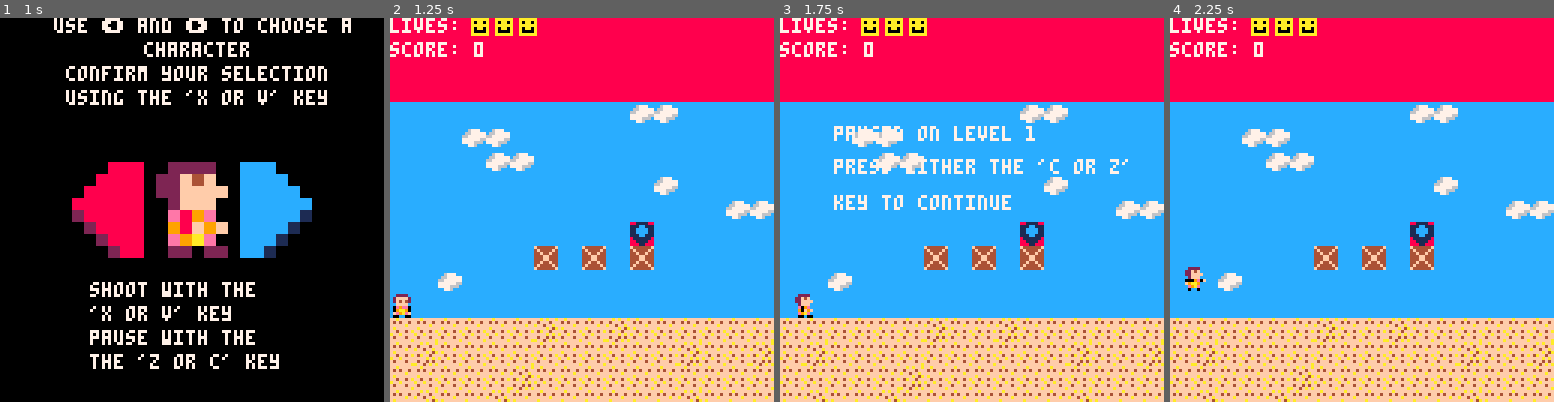
Above: before the commit, frames 1-4 (left to right).
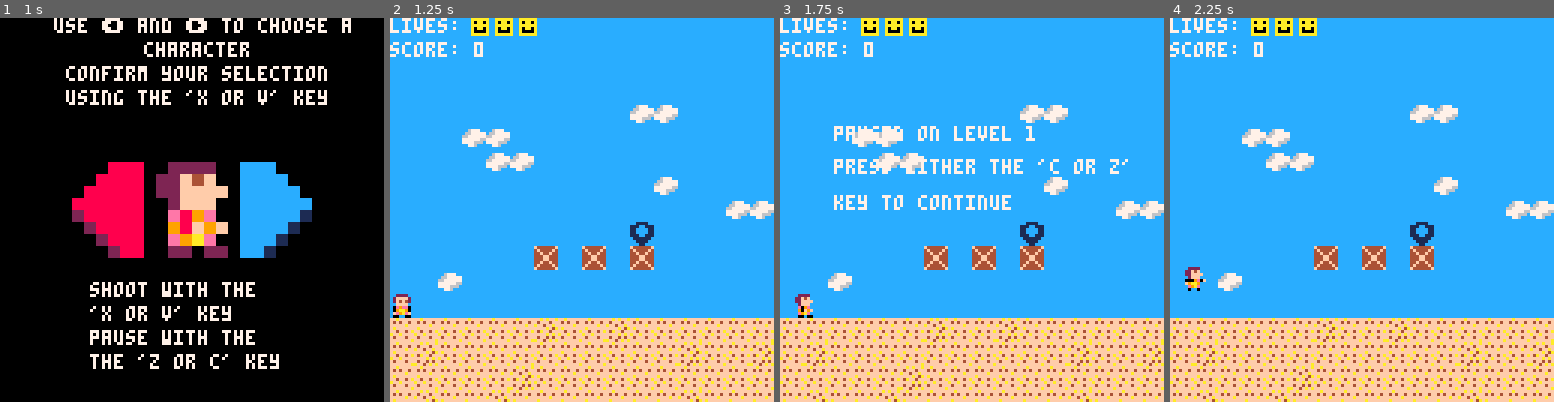
Above: after the commit, the same moments.

Repository: Chriswarkidd/Fall2018_GameDesign
Game: PICO-8 cartridge final.p8
Same seed, same stepped clock (60 frames per second), same inputs: the game is played once before the commit and once after it.
Inputs:
- Up to frame 1 (1 s): tap X (X key) at 0.33 s; tap O (Z key) at 0.7 s
- Up to frame 2 (1.25 s): tap X (X key) at 1.07 s
- Up to frame 3 (1.75 s): hold Right from 1.6 s (still down); tap O (Z key) at 1.7 s
- Up to frame 4 (2.25 s): tap X (X key) at 1.85 s; release Right at 2.1 s; tap O (Z key) at 2.1 s; hold Up from 2.15 s (still down)

Frame 1 is identical in both runs. In frame 2, 21% of the frame differs, in the area x 0-100%, y 0-60%; in frame 3, 21%; in frame 4, 21%.

Commit message:
Fixed clear screen issues

Diff:
--- a/final.p8
+++ b/final.p8
@@ -50,10 +50,10 @@
 	start_y = 0,
     x = 0,
     y = 0,
-    w = 12,
-    h = 15,
-    sx = 3,
-    sy = 0,
+    w = 10,
+    h = 13,
+    sx = 5,
+    sy = 2,
     can_move = true,
 	grounded = true,
 	accel = 0,
@@ -311,31 +311,31 @@
 	power_ups = {}
 	lava_geysers.sprites = {}
     background_lava.sprites = {}
-   	local index = 0
+	   local index = 0
     for i=0,127 do
         for j=0,16 do
             local sprite = mget(i,j+current_floor)
             if fget(sprite,7) then
                 add(bads,rock_bad(i,j,.5,sprite))
-                mset(i,j+current_floor,64)
+                mset(i,j+current_floor,0)
             end
 			if fget(sprite, 1) then
 				boss.x = i*8
 				boss.y = j*8
 				boss.start_x = i*8
 				boss.start_y = j*8
-				mset(i,j+current_floor,64)
-				mset(i+1,j+current_floor,64)
-				mset(i,j+current_floor+1,64)
-				mset(i+1,j+current_floor+1,64)
+				mset(i,j+current_floor,0)
+				mset(i+1,j+current_floor,0)
+				mset(i,j+current_floor+1,0)
+				mset(i+1,j+current_floor+1,0)
 			end
 			if sprite == lava_geysers.spr_num then
 				add(lava_geysers.sprites, {x = i*8, y = (j)*8})
-				mset(i, j+current_floor, 64)
+				mset(i, j+current_floor, 0)
 			end
             if sprite == background_lava.spr_num then
                 add(background_lava.sprites, {x = i*8, y = j*8})
-                mset(i, j+current_floor, 64)
+                mset(i, j+current_floor, 0)
             end
 			if sprite == 34 then --sheild
 				add(power_ups, {i,j+current_floor,sprite})
@@ -547,7 +547,7 @@
 			sfx(20)
         end
 
-		mset(map_x, map_y + current_floor - 1, 64)
+		mset(map_x, map_y + current_floor - 1, 0)
     end
 
     if shield_on then
@@ -930,14 +930,16 @@
 		end
         -- cameray = player.y - 60
         camera(camerax, cameray)
-        cls(8)
+		   if current_level == 1 then cls(12)
+		   elseif current_level == 2 then cls(5)
+		   else cls(8) end
         map(0,current_floor,0,8,128,16)
         for bl in all(background_lava.sprites) do
             if background_lava.switch then
                 spr(background_lava.spr_switch, bl.x, bl.y+8, background_lava.w, background_lava.h)
             else
                 spr(background_lava.spr_num, bl.x, bl.y+8, background_lava.w, background_lava.h)
-            end
+end
 		end
 		draw_bads()
 	    draw_projectiles()
